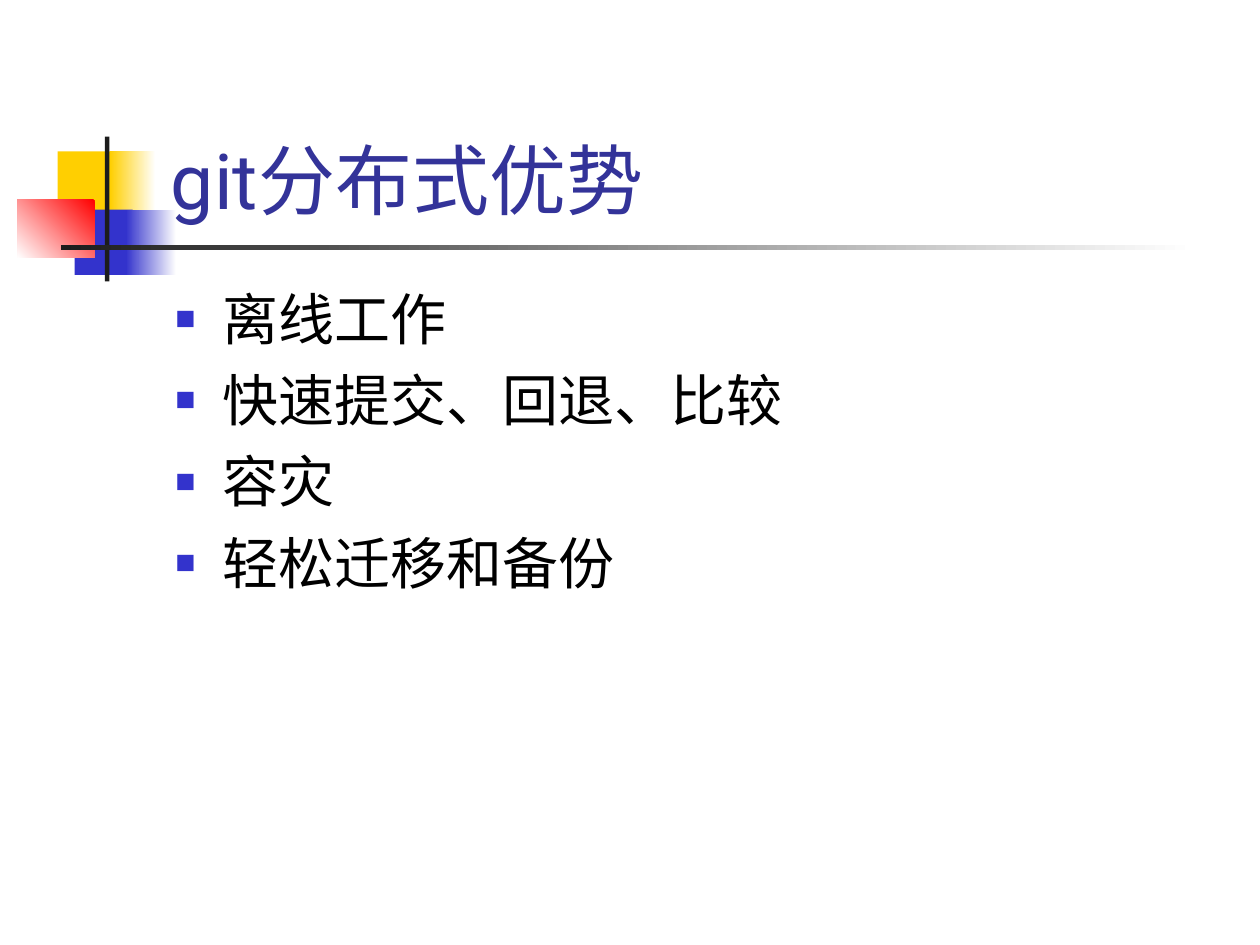
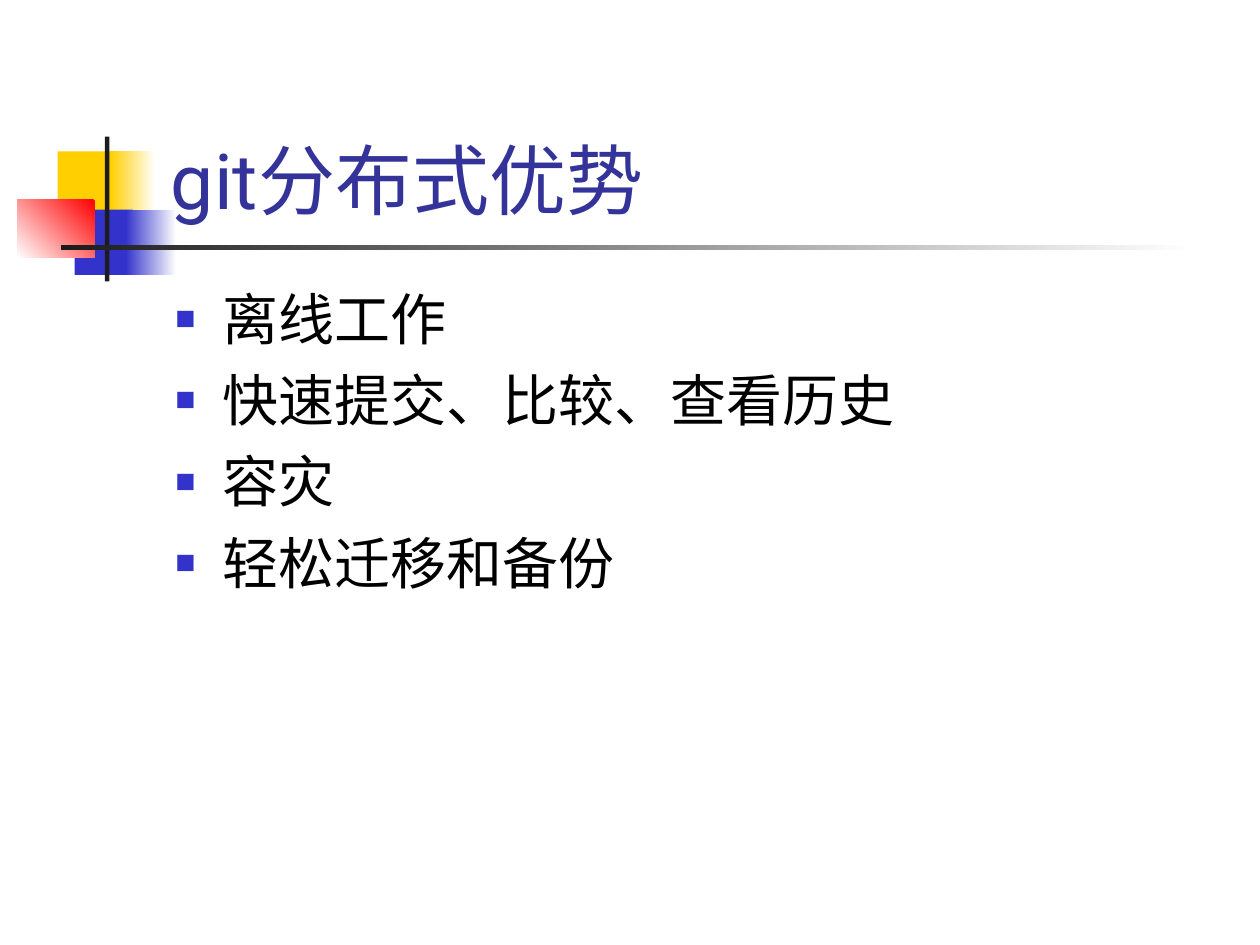
Before and after one commit to hanyong/git-inner-and-use, a slide deck: slide 7 of git-inner-and-use.ppt. Drawn at 1260x945 pixels with LibreOffice and Linux fonts; fonts in the diff are those of the drawing. Boxes give left, top, right and bottom in pixels: in the first picture for what was removed or moved away, otherwise in the second. Text is boxed around its words. In the diff, an @@ line names an element or a change of style, - is before the commit and + after.

Commit message:
ppt 更新一句话 '快速提交、比较、查看历史'

```diff
--- a/git-inner-and-use.ppt
+++ b/git-inner-and-use.ppt
@@ text at (223,373,895,426): text changed @@
-■ 快速提交、回退、比较
+■ 快速提交、比较、查看历史
```
